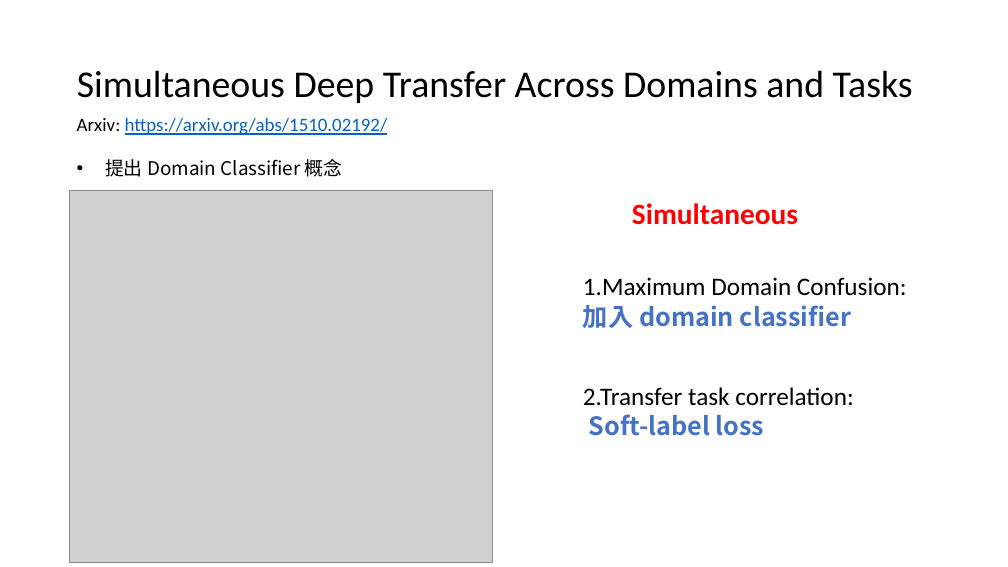
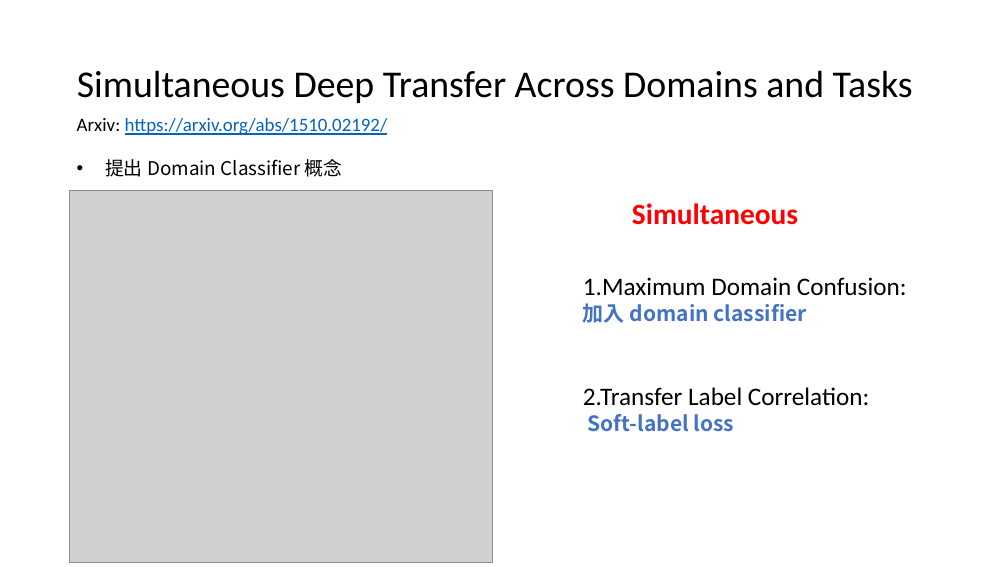
Before and after one commit to alicebook12220/yolov4_python, a slide deck: slide 14 of DA.pptx (slide 13 before the commit). Drawn at 1008x567 pixels with LibreOffice and Linux fonts; fonts in the diff are those of the drawing; grey boxes stand for pictures. Boxes give left, top, right and bottom in pixels: in the first picture for what was removed or moved away, otherwise in the second. Text is boxed around its words. In the diff, an @@ line names an element or a change of style, - is before the commit and + after.

```diff
--- a/DA.pptx
+++ b/DA.pptx
@@ text at <box>583,303,807,323</box>: size 24 to 20 pt in "加入 domain classifier" @@
@@ text at <box>583,387,869,406</box>: text changed @@
-2.Transfer task correlation:
+2.Transfer Label Correlation:
@@ text at <box>588,414,734,432</box>: size 24 to 20 pt in "Soft-label loss" @@
```
Also in this commit, not shown: 12 other slides changed, 4 slides added.
